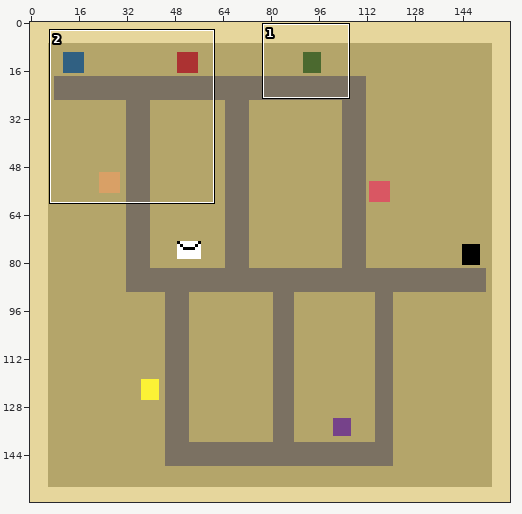
Two versions of one pixel-art file, LudumDare53/Assets/Sprites/Map.aseprite. The first picture is a wide view before the edit; the outline marks the close-up.
Close-up. Before:
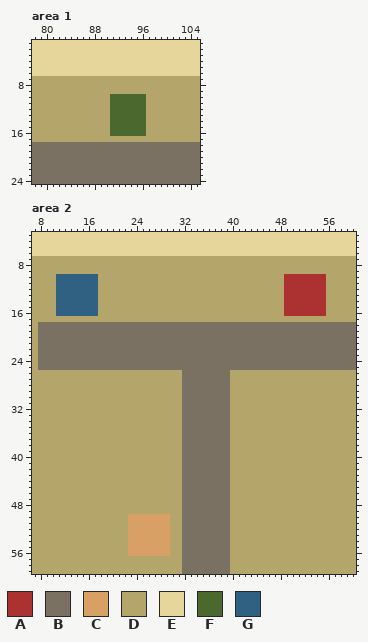
160x160 pixels, 1 frame. Shown: area 1: x 78..105, y 1..24; area 2: x 7..60, y 3..59. The commit also changed other parts of the picture, which this record leaves out.
Palette (. is transparent): A #ac3232  B #7b7162  C #d9a066  D #b4a56a  E #e6d69c  F #4b692f  G #306082
And afterwards:
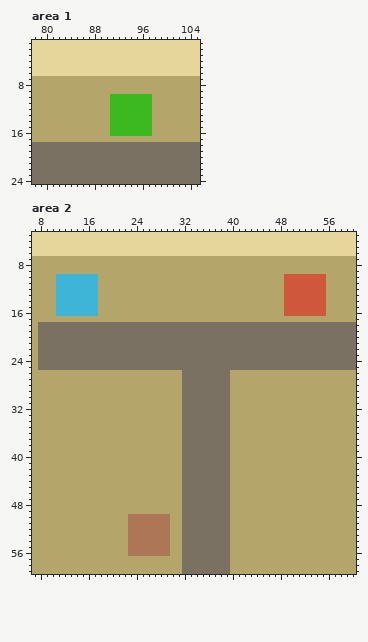
What changed:
colour A: #ac3232 -> #cf573c
colour C: #d9a066 -> #ad7757
colour F: #4b692f -> #3cb920
colour G: #306082 -> #3eb5d6
Area 1, layer "Layer 1":
y 10..16: x 97 D -> F
Boxes around the changes in both close-ups, in picture pixels (x1, y1, x2, y2):
changed: (110, 94, 152, 136)
changed: (56, 274, 98, 316)
changed: (284, 274, 326, 316)
changed: (128, 514, 170, 556)
